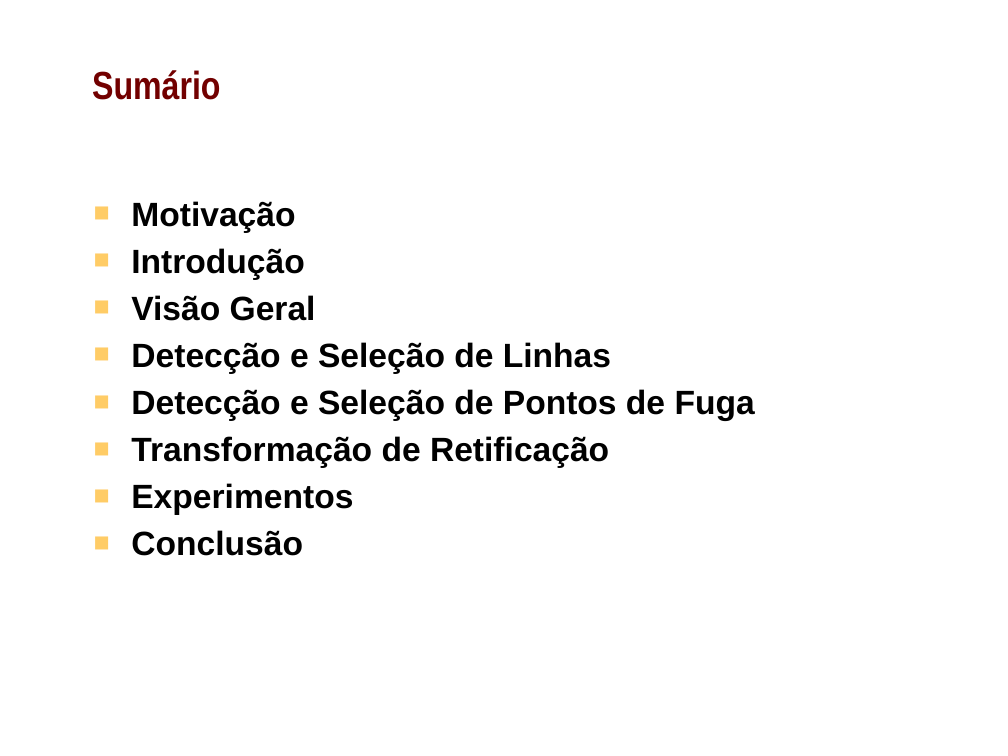
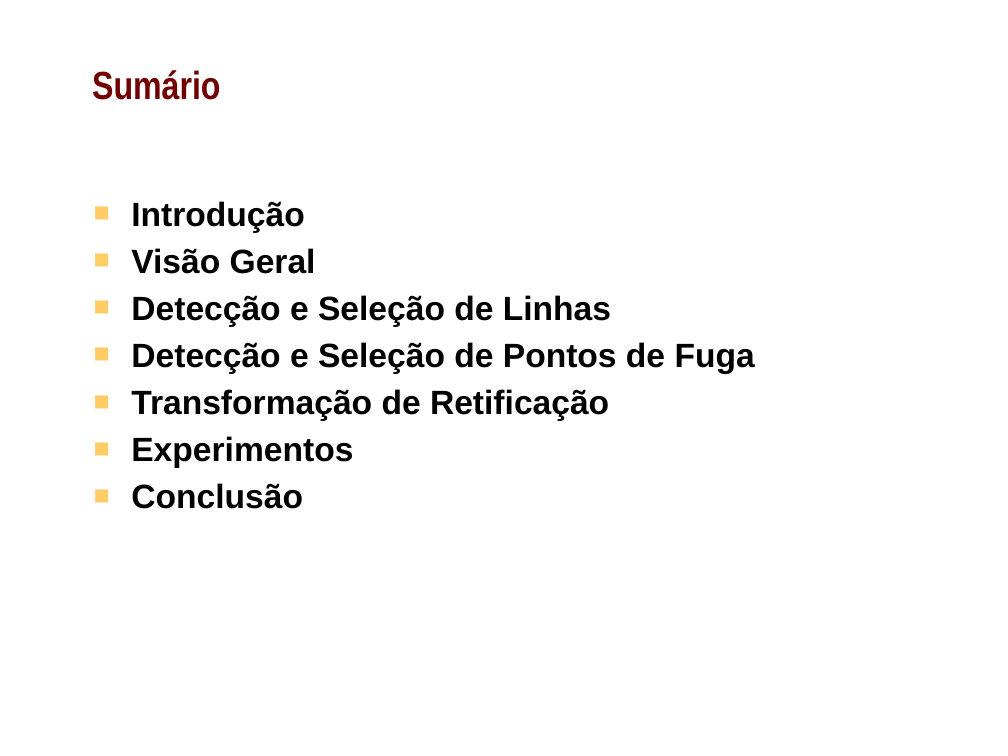
Before and after one commit to shannonyu/perspective-rectification, a slide deck: slide 2 of doc/pres.pptx. Drawn at 1008x756 pixels with LibreOffice and Linux fonts; fonts in the diff are those of the drawing; background and template pictures are left out. Boxes give left, top, right and bottom in pixels: in the first picture for what was removed or moved away, otherwise in the second. Text is boxed around its words. In the diff, an @@ line names an element or a change of style, - is before the commit and + after.

```diff
--- a/doc/pres.pptx
+++ b/doc/pres.pptx
@@ text at bbox=[131, 201, 295, 233]: paragraph removed @@
-■ Motivação
```
Also in this commit, not shown: 1 other slide changed, 11 slides added, 2 slides removed.
